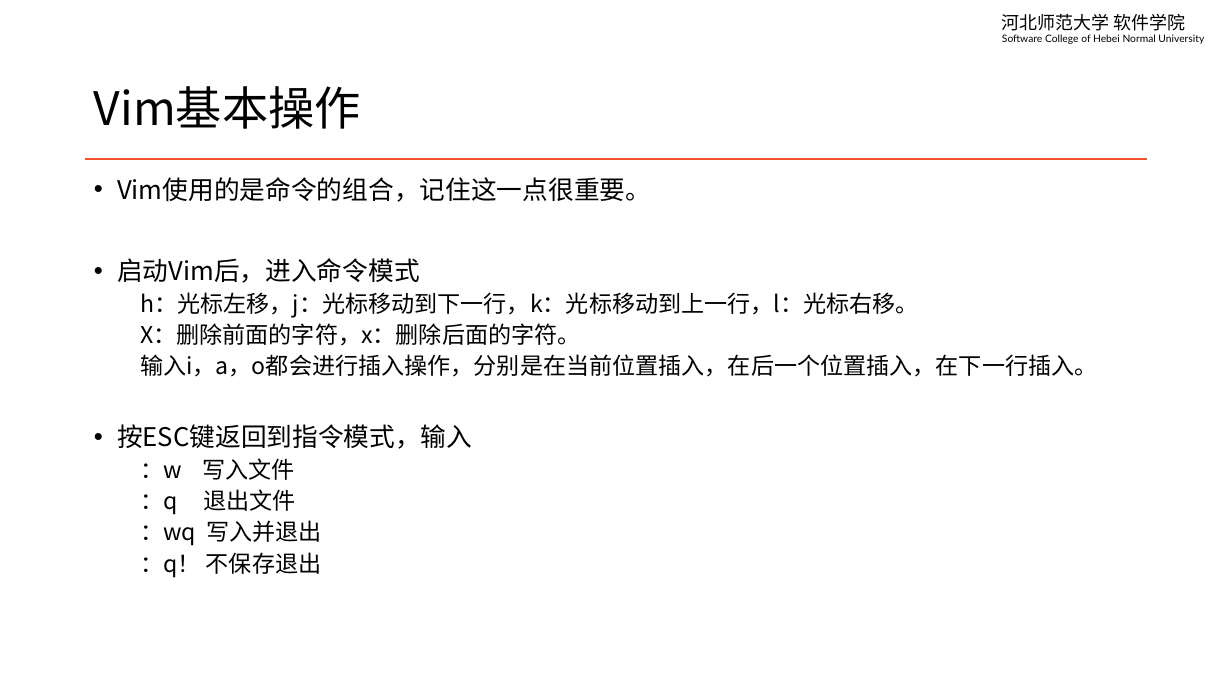
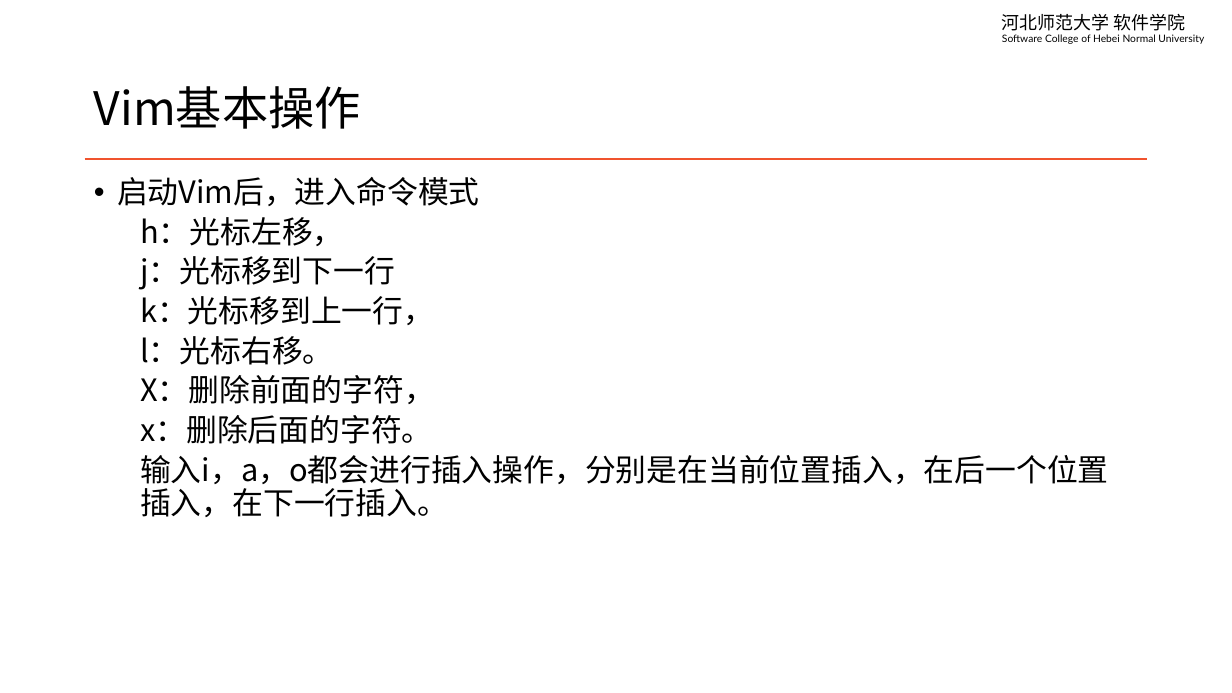
Before and after one commit to edu2act/course-linux-system, a slide deck: slide 6 of materials/slides/ch07-edit-file.pptx. Drawn at 1232x693 pixels with LibreOffice and Linux fonts; fonts in the diff are those of the drawing. Boxes give left, top, right and bottom in pixels: in the first picture for what was removed or moved away, otherwise in the second. Text is boxed around its words. In the diff, an @@ line names an element or a change of style, - is before the commit and + after.

```diff
--- a/materials/slides/ch07-edit-file.pptx
+++ b/materials/slides/ch07-edit-file.pptx
@@ text at (117, 177, 651, 202): paragraph removed @@
-• Vim使用的是命令的组合，记住这一点很重要。
@@ text at (117, 177, 1109, 517): size 20 to 24 pt in "启动Vim后，进入命令模式"; size 18 to 24 pt in "输入i，a，o都会进行插入操作，分别是在当前位置插入，在后一个位置插入，在下一行插入。" @@
@@ text at (140, 217, 435, 444): text changed; size 18 to 24 pt @@
-  h：光标左移，j：光标移动到下一行，k：光标移动到上一行，l：光标右移。
-  X：删除前面的字符，x：删除后面的字符。
+  h：光标左移，
+  j：光标移到下一行
+  k：光标移到上一行，
+  l：光标右移。
+  X：删除前面的字符，
+  x：删除后面的字符。
@@ text at (117, 424, 472, 577): paragraphs removed @@
-• 按ESC键返回到指令模式，输入
-  ：w 写入文件
-  ：q 退出文件
-  ：wq 写入并退出
-  ：q！ 不保存退出
```
Also in this commit, not shown: 7 other slides changed, 3 slides added, 3 other files.
